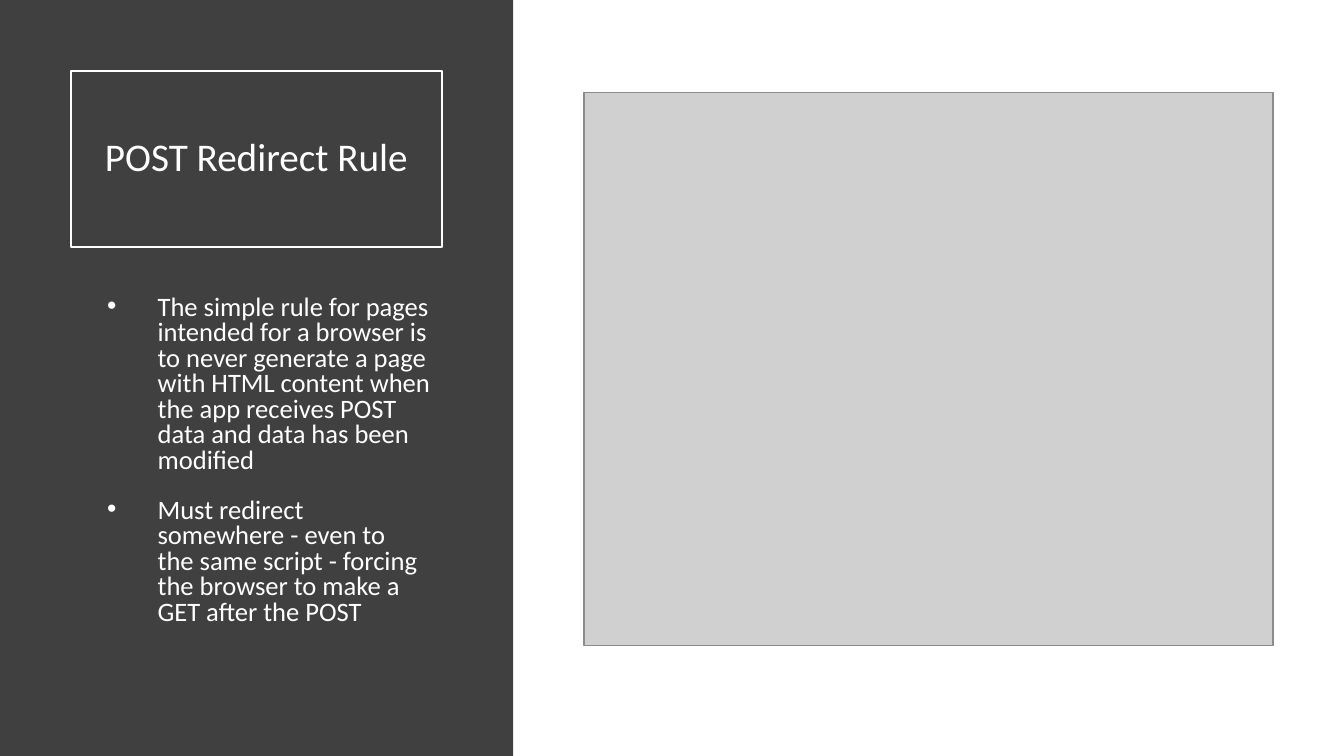
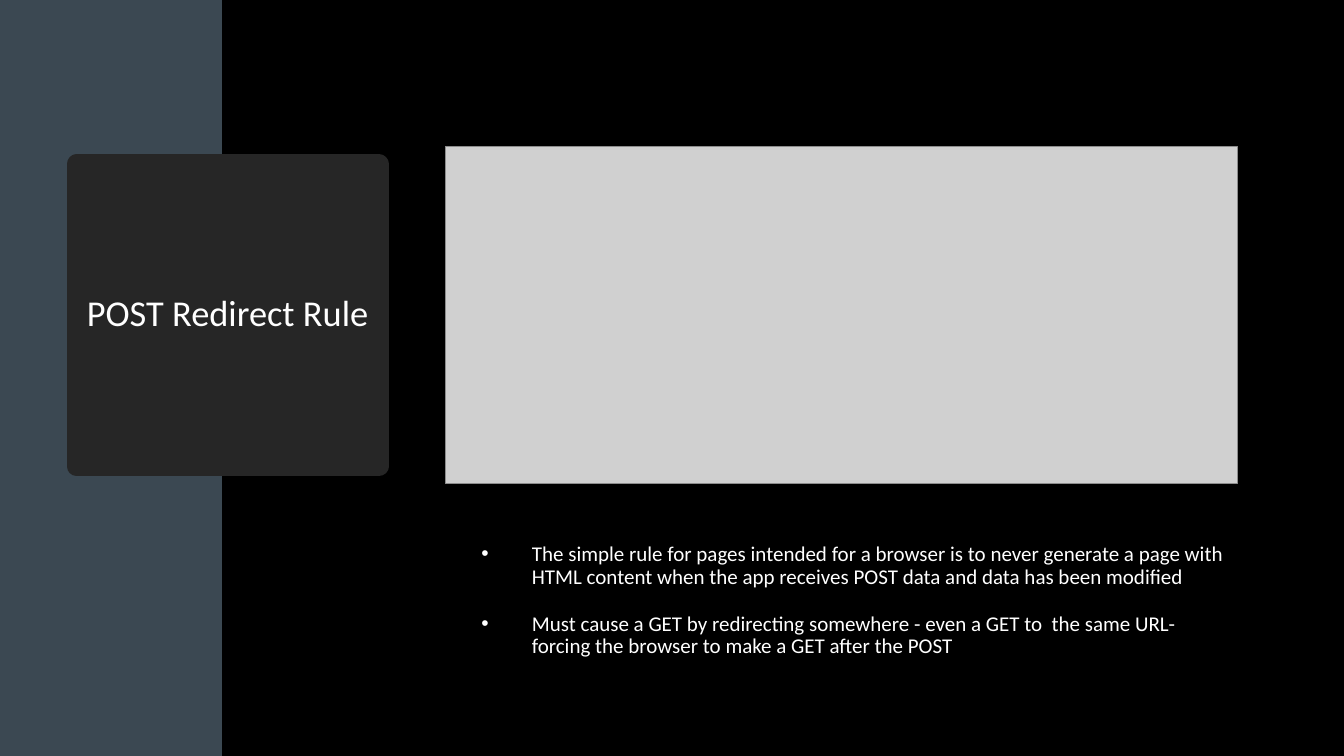
Before and after one commit to csev/dj4e, a slide deck: slide 40 of lectures/DJ-09-Forms.pptx (slide 20 before the commit). Drawn at 1344x756 pixels with LibreOffice and Linux fonts; fonts in the diff are those of the drawing; grey boxes stand for pictures. Boxes give left, top, right and bottom in pixels: in the first picture for what was removed or moved away, otherwise in the second. Text is boxed around its words. In the diff, an @@ line names an element or a change of style, - is before the commit and + after.

```diff
--- a/lectures/DJ-09-Forms.pptx
+++ b/lectures/DJ-09-Forms.pptx
@@ background #FFFFFF to #000000 @@
@@ rectangle: place and size @@
-rectangle at (0,0,513,756)
+rectangle at (0,0,222,756)
@@ rectangle at (0,0,222,756): fill #404040 to #3B4852 @@
@@ picture: place and size @@
-picture at (584,93,1273,646)
+picture at (446,147,1238,484)
@@ title "POST Redirect Rule": place and size @@
-title "POST Redirect Rule" at (71,71,442,247)
+title "POST Redirect Rule" at (77,164,379,467)
@@ title "POST Redirect Rule" at (77,164,379,467): size 28 to 26 pt; fill none to #262626; outline #FFFFFF 1.5 pt to #262626 13.75 pt @@
@@ text "The simple rule for pages ...": place and size @@
-text "The simple rule for pages ..." at (158,297,430,621)
+text "The simple rule for pages ..." at (532,546,1223,657)
@@ text at (532,546,1223,588): size 19 to 15 pt in "The simple rule for pages intended for ..."; line spacing 0.8 to 0.9 @@
@@ text at (532,616,1175,657): text changed; size 19 to 15 pt @@
-• Must redirect somewhere - even to the same script - forcing the browser to make a GET after the POST
+• Must cause a GET by redirecting somewhere - even a GET to the same URL- forcing the browser to make a GET after the POST
```
Also in this commit, not shown: 15 other slides changed, 27 slides added, 11 slides removed, 28 other files.
